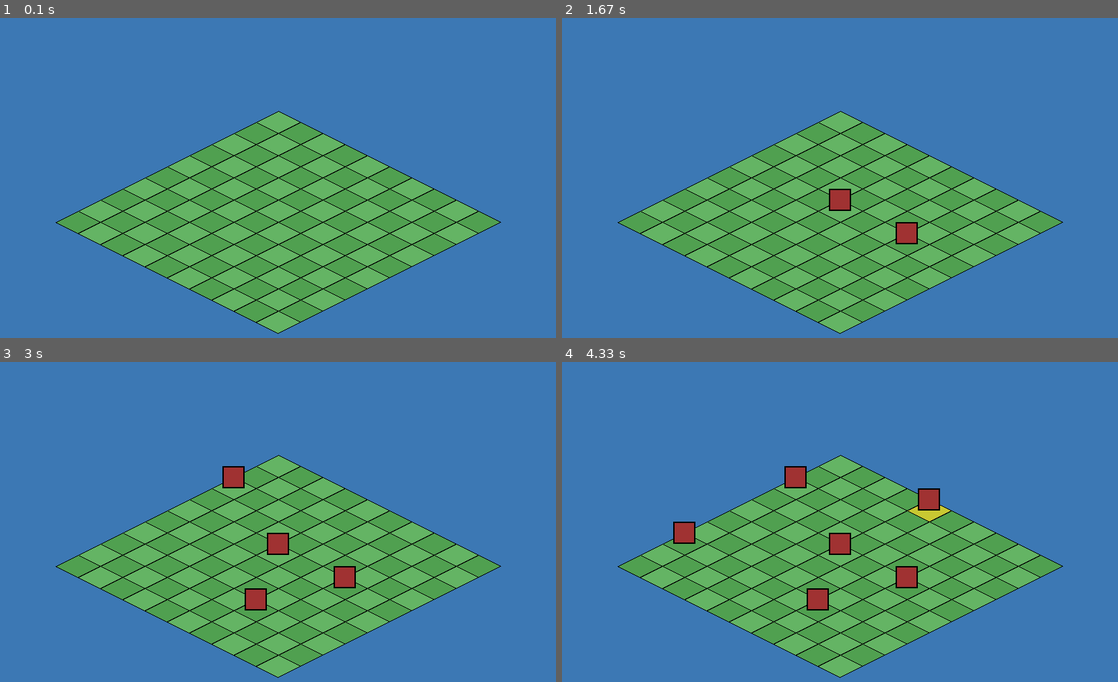
Above: before the commit, frames 1-4 (two rows, left to right).
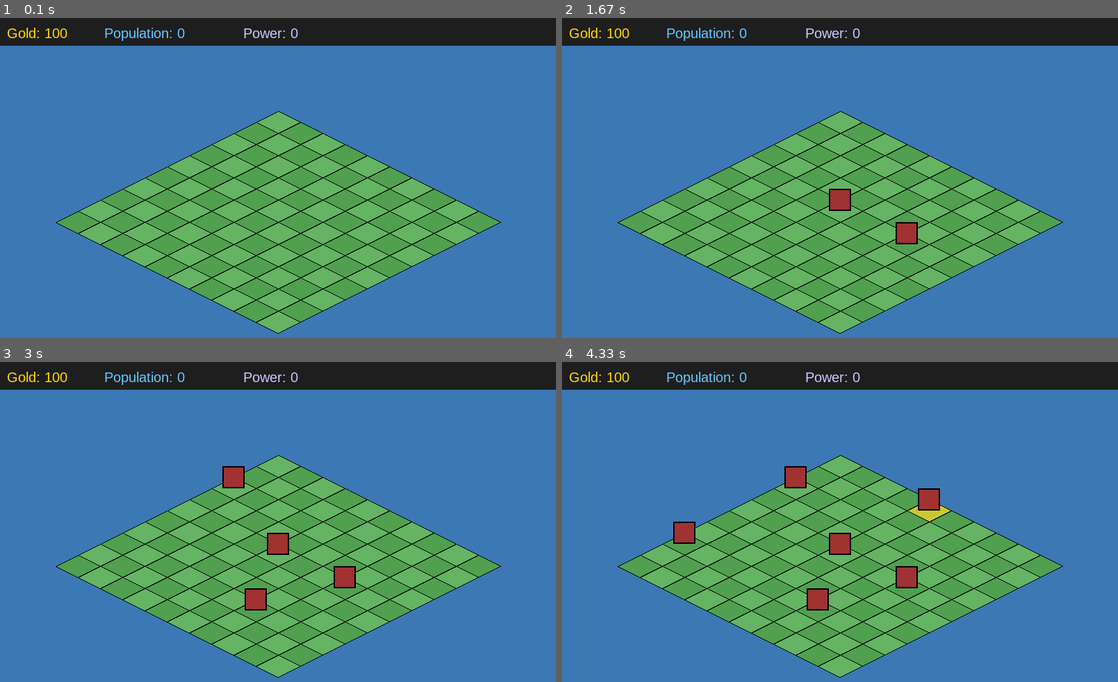
Above: after the commit, the same moments.

Repository: tdimnet/learn-pygame-by-doing
Game: pygame game, started from app.py
Same seed, same stepped clock (60 frames per second), same inputs: the game is played once before the commit and once after it.
Inputs (mouse positions are in pixels of both pictures, inside the frame that each line leads up to):
- Up to frame 1 (0.1 s): no input
- Up to frame 2 (1.67 s): click (840, 226) at 0.38 s; click (895, 318) at 0.72 s; click (906, 261) at 1.05 s; click (706, 142) at 1.38 s
- Up to frame 3 (3 s): click (278, 621) at 1.72 s; click (200, 483) at 2.05 s; click (472, 678) at 2.38 s
- Up to frame 4 (4.33 s): click (678, 544) at 3.55 s; click (1040, 666) at 3.88 s; click (956, 515) at 4.22 s

The runs differ from the first frame. In frame 1, 8.6% of the frame differs, in the area x 0-100%, y 0-9%; in frame 2, 8.6%; in frame 3, 8.6%; in frame 4, 8.6%.

Commit message:
Implementing the data bar on the top of the screen

Diff:
--- a/app.py
+++ b/app.py
@@ -11,6 +11,21 @@
 
 GRID_WIDTH = 10
 GRID_HEIGHT = 10
+
+
+def draw_resource_bar(surface, gold, population, power):
+    bar_rect = pygame.Rect(0, 0, SCREEN_WIDTH, 40)
+    pygame.draw.rect(surface, (30, 30, 30), bar_rect)
+
+    font = pygame.font.SysFont("arial", 20)
+
+    gold_text = font.render(f"Gold: {gold}", True, (255, 215, 0))
+    pop_text = font.render(f"Population: {population}", True, (100, 200, 255))
+    power_text = font.render(f"Power: {power}", True, (200, 200, 255))
+
+    surface.blit(gold_text, (10, 10))
+    surface.blit(pop_text, (150, 10))
+    surface.blit(power_text, (350, 10))
 
 
 def grid_to_iso(gx: int, gy: int) -> tuple[int, int]:
@@ -93,6 +108,10 @@
 
     grid_data = [[0 for _ in range(GRID_HEIGHT)] for _ in range(GRID_WIDTH)]
 
+    gold = 100
+    population = 0
+    power = 0
+
     running = True
     while running:
         dt = clock.tick(FPS) / 1000.0
@@ -111,6 +130,8 @@
 
 
         screen.fill(color=(60, 120, 180))
+
+        draw_resource_bar(screen, gold, population, power)
 
         for gx in range(GRID_WIDTH):
             for gy in range(GRID_HEIGHT):
